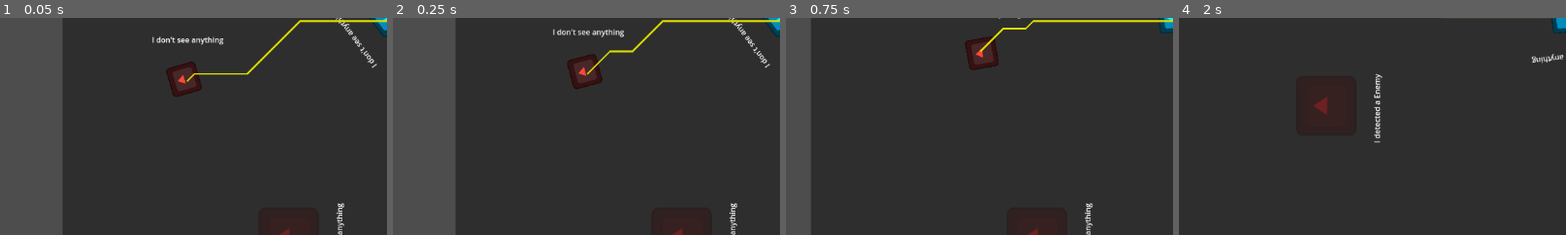
Above: before the commit, frames 1-4 (left to right).
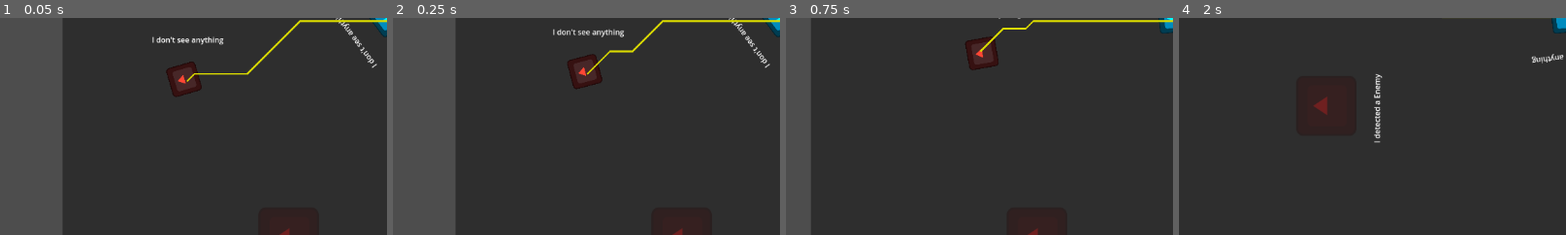
Above: after the commit, the same moments.

Repository: haladrias/godot_wild_jam_82_project
Game: Godot game, scene res://scenes/main.tscn
Same seed, same stepped clock (60 frames per second), same inputs: the game is played once before the commit and once after it. The engine's default icon, where the game draws it, is replaced by a stand-in: a white triangle on a blue panel in a dark square.
Inputs (mouse positions are % of the whole screen's width and height, from its top left):
- Up to frame 1 (0.05 s): no input
- Up to frame 2 (0.25 s): no input
- Up to frame 3 (0.75 s): move the mouse to (72, 45) at 0.52 s; hold D (move_right) from 0.53 s (still down); hold Space (space_bar) from 0.53 s (still down)
- Up to frame 4 (2 s): move the mouse to (30, 55) at 1.27 s; release D (move_right) at 1.28 s; release Space (space_bar) at 1.28 s; hold S (move_down) from 1.28 s (still down); tap Space (space_bar) at 1.35 s
The pictures show only the part of the screen within x 0-50%, y 50-100%; the shares and areas given below are measured in that part.

The runs differ from the first frame. In frame 1, 0.2% of the frame differs, in the area x 86-89%, y 85-100%; in frame 2, 0.2%; in frame 3, 0.2%; in frame 4, nothing differs.

Commit message:
Implement power management and detection enhancements for FloodLight component

Diff:
--- a/scenes/flood_light.tscn
+++ b/scenes/flood_light.tscn
@@ -11,6 +11,7 @@
 [node name="FloodLight" type="Node2D" node_paths=PackedStringArray("detection_component")]
 script = ExtResource("1_7ilp1")
 detection_component = NodePath("DetectionComponent")
+drain_per_tick = 2.0
 
 [node name="ConsumeArea" type="Area2D" parent="."]
 
@@ -35,6 +36,7 @@
 tick_interval = 0.9
 
 [node name="DetectionComponent" parent="." instance=ExtResource("4_62ow7")]
+modulate = Color(1, 0.576471, 0, 0.537255)
 cone_resolution = 5
 cone_radius = 600.0
 cone_angle = 20.0
--- a/scripts/detection_component.gd
+++ b/scripts/detection_component.gd
@@ -73,7 +73,8 @@
 			# New detection if body is in the current list but wasn't in the previous frame's.
 			print("NEW DETECTION: ", body.name)
 			view_cone_detection_triggered.emit(body)
-
+			#if body.is_in_group("Enemy"):
+				#body.run_away_from_light()
 
 	# Check for lost bodies
 	for body in _bodies_in_fov:
--- a/scripts/flood_light.gd
+++ b/scripts/flood_light.gd
@@ -1,6 +1,5 @@
 class_name FloodLight extends PowerConsumer
 @export var detection_component: DetectionComponent
-var is_powered: bool = false
 # Add logic to create light beam that deters enemy
 func _ready() -> void:
 	detection_component.view_cone_detection_triggered.connect(detected)
@@ -8,23 +7,33 @@
 	DebugTools.update_debug_label(debug_label, "I don't see anything")
 	self.power_activated.connect(power_device)
 	self.power_deactivated.connect(unpower_device)
+	light_off()
+	detection_component.collision_polygon_2d.modulate = Color(255,147,0,.8)
 
 func detected(body):
 	DebugTools.update_debug_label(debug_label, "I detected a " + body.name)
-
+	if body.is_in_group("Enemy") and is_powered:
+		body.run_away_from_light()
 
 func not_detected(body):
 	DebugTools.update_debug_label(debug_label, "I think I lost " + body.name)
 
 #! Disable and enable light beam depending on device power; probably needs bool changed
-func power_device(power_source) -> void:
-	if battery_connected and power_source.current_power > 0:
-		is_powered = true
-		detection_component.view_cone.show() #! Doesn't work, needs to toggle collision layer probably
-		print("I'm powered")
-	else:
-		is_powered = false
-		detection_component.view_cone.hide()
+func power_device(_power_source) -> void:
+	if is_powered:
+		light_on()
+	elif is_powered == false:
+		light_off()
 
 func unpower_device() -> void:
 	is_powered = false
+
+func light_off() -> void:
+	detection_component.view_cone.collision_layer = 0
+	DebugTools.update_debug_label(debug_label, "Power off")
+	# detection_component.view_cone.hide()
+
+func light_on() -> void:
+	detection_component.view_cone.collision_layer = 1
+	DebugTools.update_debug_label(debug_label, "Power on")
+	# detection_component.view_cone.show()
--- a/scripts/player.gd
+++ b/scripts/player.gd
@@ -6,3 +6,9 @@
 	look_at(input_component.get_mouse_location())
 	SignalBus.player_position_changed.emit(global_position)
 	return
+
+##! The below can be uncommented to make the player's viewcone act as a light
+# func detected(body):
+# 	DebugTools.update_debug_label(debug_label, "I detected a " + body.name)
+# 	if body.is_in_group("Enemy"):
+# 		body.run_away_from_light()
--- a/scripts/power_consumer.gd
+++ b/scripts/power_consumer.gd
@@ -4,7 +4,7 @@
 @onready var consume_area: Area2D = $ConsumeArea
 
 var battery_connected: bool = false
-
+var power_is_available: bool = false
 
 
 func _on_consume_area_area_entered(area: Area2D) -> void:
@@ -15,7 +15,7 @@
 		battery.global_position = global_position
 		DebugTools.update_debug_label(debug_label, str(battery.name) + " connected")
 
-		## Tell power_consumer_component to charge battery
+		## Tell power_consumer_component to drain battery
 		start_drain(battery)
 		SignalBus.battery_connected_to_consumer()
 
--- a/scripts/power_consumer_component.gd
+++ b/scripts/power_consumer_component.gd
@@ -8,6 +8,8 @@
 ## The amount of time in seconds between each drain tick
 @export_range(0.01, 2.0, 0.01) var tick_interval: float = 0.25
 var can_drain: bool = false
+var is_powered: bool = false
+
 ## The power source to drain
 func start_drain(power_source: PowerSourceComponent) -> void:
 	power_source.powersource_is_connected = true
@@ -21,13 +23,15 @@
 func drain_power_source(power_source: PowerSourceComponent) -> void:
 	print("Attempt to drain power source")
 	# TODO: Rework this logic to drain to a device
-	power_activated.emit(power_source)
+	power_activated.emit(power_source) # Turns on flood_light
 	while power_source.current_power > power_source.min_power and can_drain:
 		print("Draining power source")
+		is_powered = true
 		power_source.current_power -= drain_per_tick
 		if power_source.current_power <= power_source.min_power:
 			power_source.current_power = power_source.min_power
-			power_source.depleted.emit() # TODO: what to connect this to?
+			is_powered = false
+			power_depleted(power_source)
 			power_deactivated.emit(power_source)
 		await get_tree().create_timer(tick_interval).timeout
 		continue
@@ -35,3 +39,8 @@
 
 func stop_drain() -> void:
 	can_drain = false
+	is_powered = false
+
+func power_depleted(power_source) -> void:
+	is_powered = false
+	power_source.depleted.emit() # Connected to FloodLight
